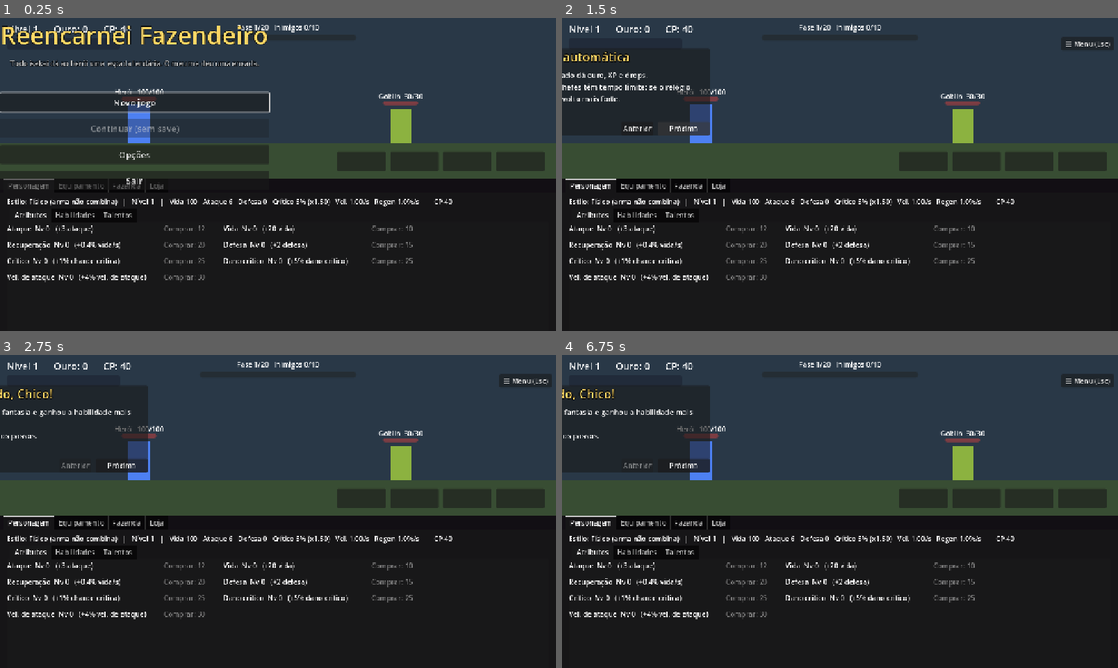
Above: before the commit, frames 1-4 (two rows, left to right).
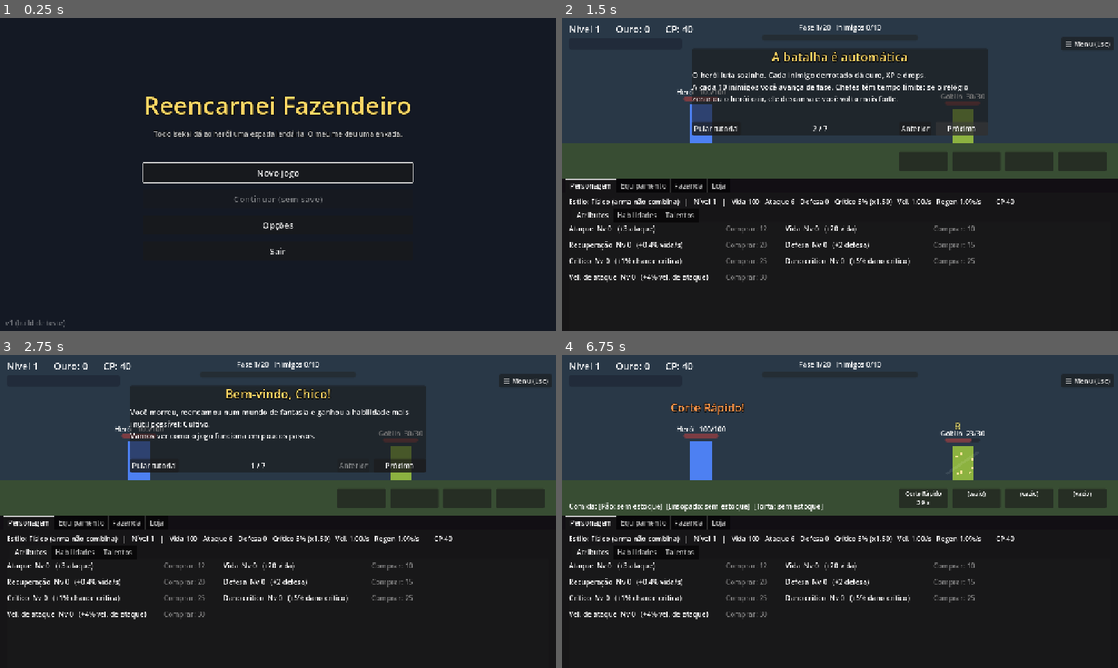
Above: after the commit, the same moments.

Repository: koenigkan12/reencarnei-fazendeiro
Game: Godot game, scene res://main.tscn
Same seed, same stepped clock (60 frames per second), same inputs: the game is played once before the commit and once after it.
Inputs (mouse positions are in pixels of both pictures, inside the frame that each line leads up to):
- Up to frame 1 (0.25 s): no input
- Up to frame 2 (1.5 s): click "Novo jogo" at 0.5 s; click "Próximo" at 1.25 s
- Up to frame 3 (2.75 s): click "Anterior" at 2 s
- Up to frame 4 (6.75 s): click "Próximo" at 2.75 s; click "Anterior" at 3.5 s; click "Próximo" at 4.25 s; click "Anterior" at 5 s; click "☰ Menu (Esc)" at 5.75 s; click (717, 464) at 6.5 s, where only the run after the commit has a clickable "Pular tutorial"

The runs differ from the first frame. In frame 1, 43% of the frame differs, in the area x 0-100%, y 0-99%; in frame 2, 19%; in frame 3, 20%; in frame 4, 8.0%.

Commit message:
Menus: telas ocupam a janela toda; captura --tela= mostra o menu

Diff:
--- a/scripts/fluxo.gd
+++ b/scripts/fluxo.gd
@@ -83,6 +83,7 @@
 		_tela.queue_free()
 	_tela = nova
 	if nova != null:
+		nova.set_anchors_preset(Control.PRESET_FULL_RECT)   # sem isso a tela fica com tamanho 0 dentro do CanvasLayer
 		add_child(nova)
 
 func _mostra_menu() -> void:
--- a/scripts/main.gd
+++ b/scripts/main.gd
@@ -68,6 +68,8 @@
 	for arg in OS.get_cmdline_user_args():
 		if arg.begins_with("--captura="):
 			_captura(arg.substr(10))
+		if arg.begins_with("--tela="):   # captura SEM pular os menus (ver menu principal etc.)
+			_captura(arg.substr(7))
 
 # A tela de cima acompanha a aba: Fazenda mostra a fazenda; as outras mostram a batalha.
 # Na fazenda, o botao "Ver batalha" alterna. A batalha continua rodando escondida.
